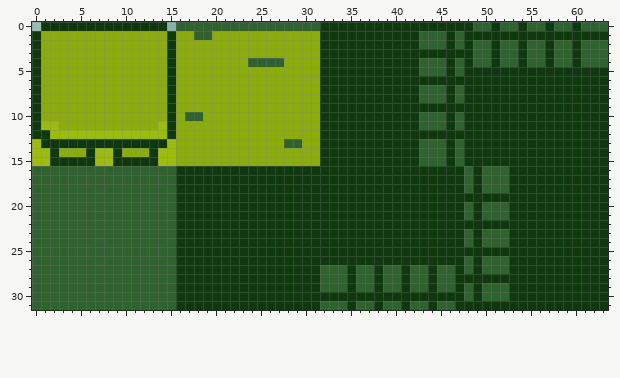
Two states of a pixel-art file, Sprites/insideTileSet.aseprite. Above: the version before the commit.
64x32 pixels, 1 frame.
After the commit:
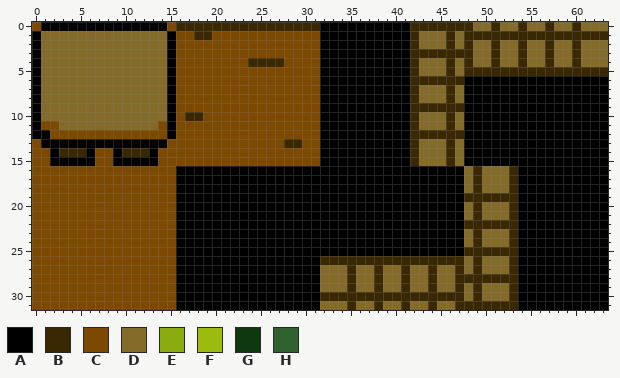
Palette (. is transparent): A #000000  B #3a2802  C #7d4900  D #846b29  E #8bac0f  F #9bbc0f  G #0f380f  H #306230
Diff:
Changed rows in their new state; - is an unchanged pixel.
first column x 0:
 0 CAAAAAAAAAAAAAACBBBBBBBBBBBBBBBBAAAAAAAAAABBBBBBBDDBDDBDDBDDBDDD
 1 ADDDDDDDDDDDDDDACCBBCCCCCCCCCCCCAAAAAAAAAABDDDBDBBBBBBBBBBBBBBBB
 2 ADDDDDDDDDDDDDDACCCCCCCCCCCCCCCCAAAAAAAAAABDDDBDBDDBDDBDDBDDBDDD
 3 ADDDDDDDDDDDDDDACCCCCCCCCCCCCCCCAAAAAAAAAABBBBBBBDDBDDBDDBDDBDDD
 4 ADDDDDDDDDDDDDDACCCCCCCCBBBBCCCCAAAAAAAAAABDDDBDBDDBDDBDDBDDBDDD
 5 ADDDDDDDDDDDDDDACCCCCCCCCCCCCCCCAAAAAAAAAABDDDBDBBBBBBBBBBBBBBBB
 6 ADDDDDDDDDDDDDDACCCCCCCCCCCCCCCCAAAAAAAAAABBBBBBAAAAAAAAAAAAAAAA
 7 ADDDDDDDDDDDDDDACCCCCCCCCCCCCCCCAAAAAAAAAABDDDBDAAAAAAAAAAAAAAAA
 8 ADDDDDDDDDDDDDDACCCCCCCCCCCCCCCCAAAAAAAAAABDDDBDAAAAAAAAAAAAAAAA
 9 ADDDDDDDDDDDDDDACCCCCCCCCCCCCCCCAAAAAAAAAABBBBBBAAAAAAAAAAAAAAAA
10 ADDDDDDDDDDDDDDACBBCCCCCCCCCCCCCAAAAAAAAAABDDDBDAAAAAAAAAAAAAAAA
11 ACCDDDDDDDDDDDCACCCCCCCCCCCCCCCCAAAAAAAAAABDDDBDAAAAAAAAAAAAAAAA
12 AACCCCCCCCCCCCCACCCCCCCCCCCCCCCCAAAAAAAAAABBBBBBAAAAAAAAAAAAAAAA
13 CAAAAAAAAAAAAAACCCCCCCCCCCCCBBCCAAAAAAAAAABDDDBDAAAAAAAAAAAAAAAA
14 CCABBBACCABBBACCCCCCCCCCCCCCCCCCAAAAAAAAAABDDDBDAAAAAAAAAAAAAAAA
15 CCAAAAACCAAAAACCCCCCCCCCCCCCCCCCAAAAAAAAAABDDDBDAAAAAAAAAAAAAAAA
16 CCCCCCCCCCCCCCCCAAAAAAAAAAAAAAAAAAAAAAAAAAAAAAAADBDDDBAAAAAAAAAA
17 CCCCCCCCCCCCCCCCAAAAAAAAAAAAAAAAAAAAAAAAAAAAAAAADBDDDBAAAAAAAAAA
18 CCCCCCCCCCCCCCCCAAAAAAAAAAAAAAAAAAAAAAAAAAAAAAAADBDDDBAAAAAAAAAA
19 CCCCCCCCCCCCCCCCAAAAAAAAAAAAAAAAAAAAAAAAAAAAAAAABBBBBBAAAAAAAAAA
20 CCCCCCCCCCCCCCCCAAAAAAAAAAAAAAAAAAAAAAAAAAAAAAAADBDDDBAAAAAAAAAA
21 CCCCCCCCCCCCCCCCAAAAAAAAAAAAAAAAAAAAAAAAAAAAAAAADBDDDBAAAAAAAAAA
22 CCCCCCCCCCCCCCCCAAAAAAAAAAAAAAAAAAAAAAAAAAAAAAAABBBBBBAAAAAAAAAA
23 CCCCCCCCCCCCCCCCAAAAAAAAAAAAAAAAAAAAAAAAAAAAAAAADBDDDBAAAAAAAAAA
24 CCCCCCCCCCCCCCCCAAAAAAAAAAAAAAAAAAAAAAAAAAAAAAAADBDDDBAAAAAAAAAA
25 CCCCCCCCCCCCCCCCAAAAAAAAAAAAAAAAAAAAAAAAAAAAAAAABBBBBBAAAAAAAAAA
26 CCCCCCCCCCCCCCCCAAAAAAAAAAAAAAAABBBBBBBBBBBBBBBBDBDDDBAAAAAAAAAA
27 CCCCCCCCCCCCCCCCAAAAAAAAAAAAAAAADDDBDDBDDBDDBDDBDBDDDBAAAAAAAAAA
28 CCCCCCCCCCCCCCCCAAAAAAAAAAAAAAAADDDBDDBDDBDDBDDBBBBBBBAAAAAAAAAA
29 CCCCCCCCCCCCCCCCAAAAAAAAAAAAAAAADDDBDDBDDBDDBDDBDBDDDBAAAAAAAAAA
30 CCCCCCCCCCCCCCCCAAAAAAAAAAAAAAAABBBBBBBBBBBBBBBBDBDDDBAAAAAAAAAA
31 CCCCCCCCCCCCCCCCAAAAAAAAAAAAAAAADDDBDDBDDBDDBDDBBBBBBBAAAAAAAAAA
Where, in picture pixels (left, top, right, bottom), the same in both pictures:
changed: (32, 22, 608, 310)
